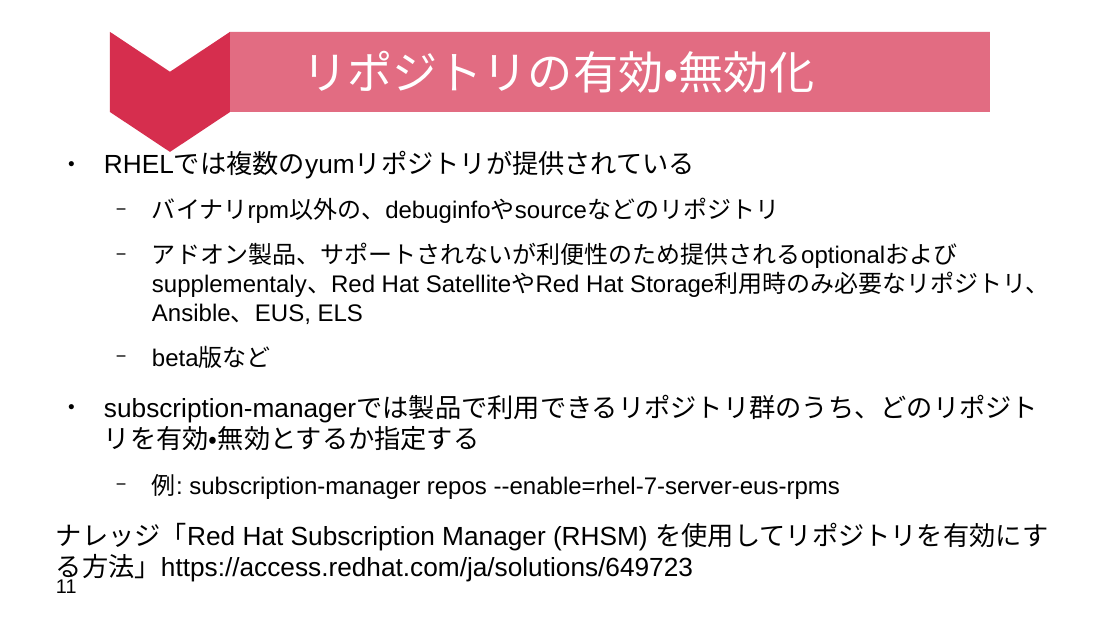
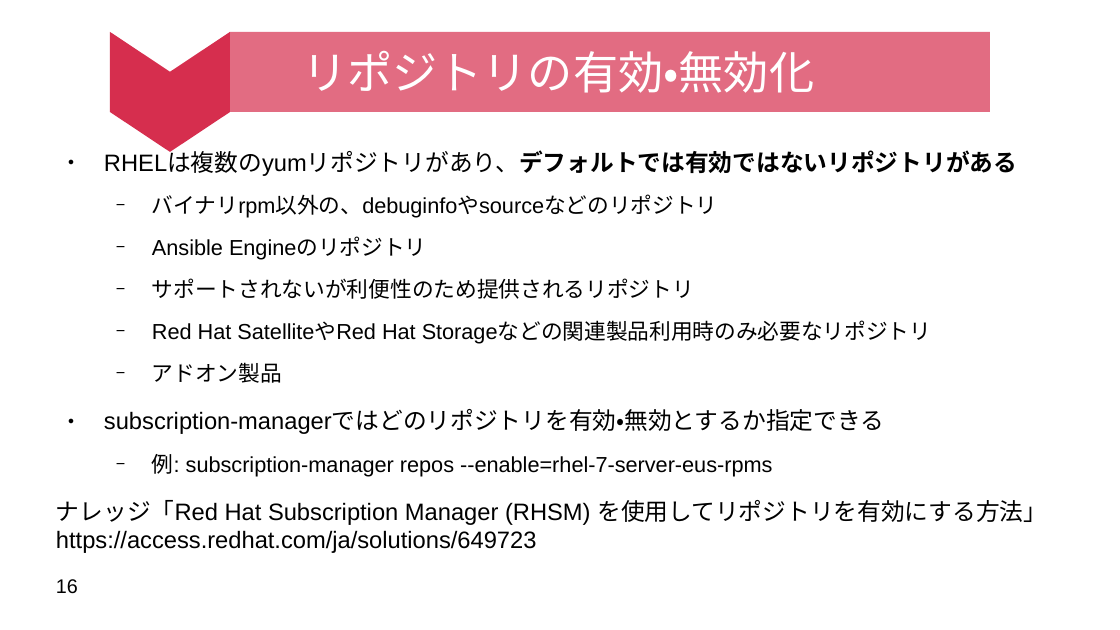
Before and after one commit to moriwaka/moriwaka.github.io, a slide deck: slide 16 of Presentation/RHEL/beginner/rhel-subscription.odp (slide 11 before the commit). Drawn at 1120x630 pixels with LibreOffice and Linux fonts; fonts in the diff are those of the drawing. Boxes give left, top, right and bottom in pixels: in the first picture for what was removed or moved away, otherwise in the second. Text is boxed around its words. In the diff, an @@ line names an element or a change of style, - is before the commit and + after.

Commit message:
add license update rhel-subscription

```diff
--- a/Presentation/RHEL/beginner/rhel-subscription.odp
+++ b/Presentation/RHEL/beginner/rhel-subscription.odp
@@ text at bbox=[104, 152, 1017, 176]: text changed; size 18.6 to 16.8 pt; bold on @@
-● RHELでは複数のyumリポジトリが提供されている
+● RHELは複数のyumリポジトリがあり、デフォルトでは有効ではないリポジトリがある
@@ text at bbox=[56, 194, 1047, 553]: size 17.1 to 15.4 pt in "バイナリrpm以外の、debuginfoやsourceなどのリポジトリ", "例: subscription-manager repos --enable=rhel-7-server-eus-rpm ..."; size 18.6 to 16.8 pt in "ナレッジ「Red Hat Subscription Manager (RHSM) を使用してリポジトリを有効にする方法」 ..." @@
@@ text at bbox=[104, 238, 931, 434]: text changed; size 17.1 to 15.4 pt @@
-  − アドオン製品、サポートされないが利便性のため提供されるoptionalおよびsupplementaly、Red Hat SatelliteやRed Hat Storage利用時のみ必要なリポジトリ、Ansible、EUS, ELS
-  − beta版など
-● subscription-managerでは製品で利用できるリポジトリ群のうち、どのリポジトリを有効・無効とするか指定する
+  − Ansible Engineのリポジトリ
+  − サポートされないが利便性のため提供されるリポジトリ
+  − Red Hat SatelliteやRed Hat Storageなどの関連製品利用時のみ必要なリポジトリ
+  − アドオン製品
+● subscription-managerではどのリポジトリを有効・無効とするか指定できる
@@ page number at bbox=[56, 579, 78, 594]: text changed @@
-11
+16
```
Also in this commit, not shown: 13 other slides changed, 2 slides added, 1 slide removed, 2 other files.
